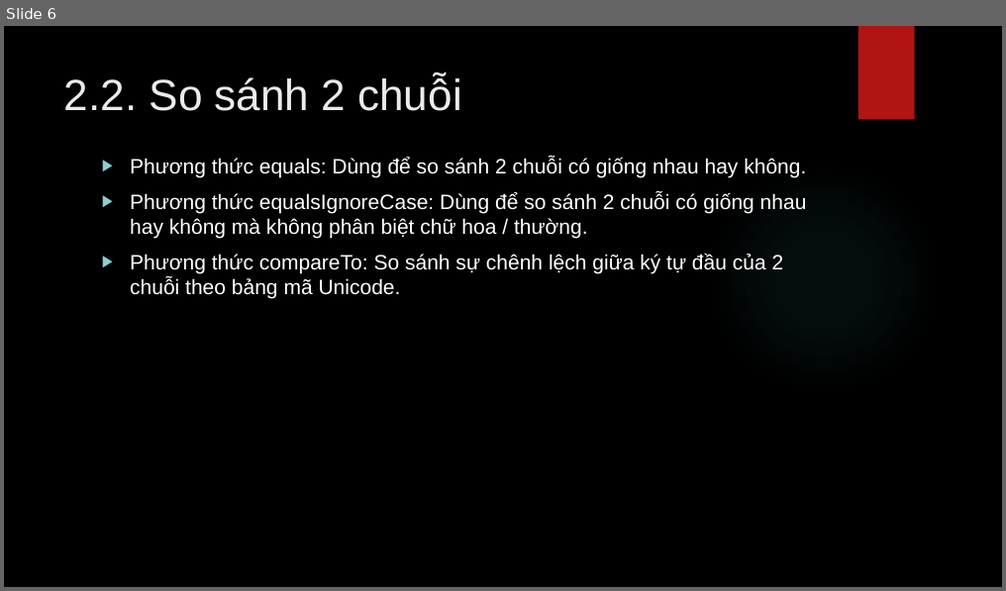
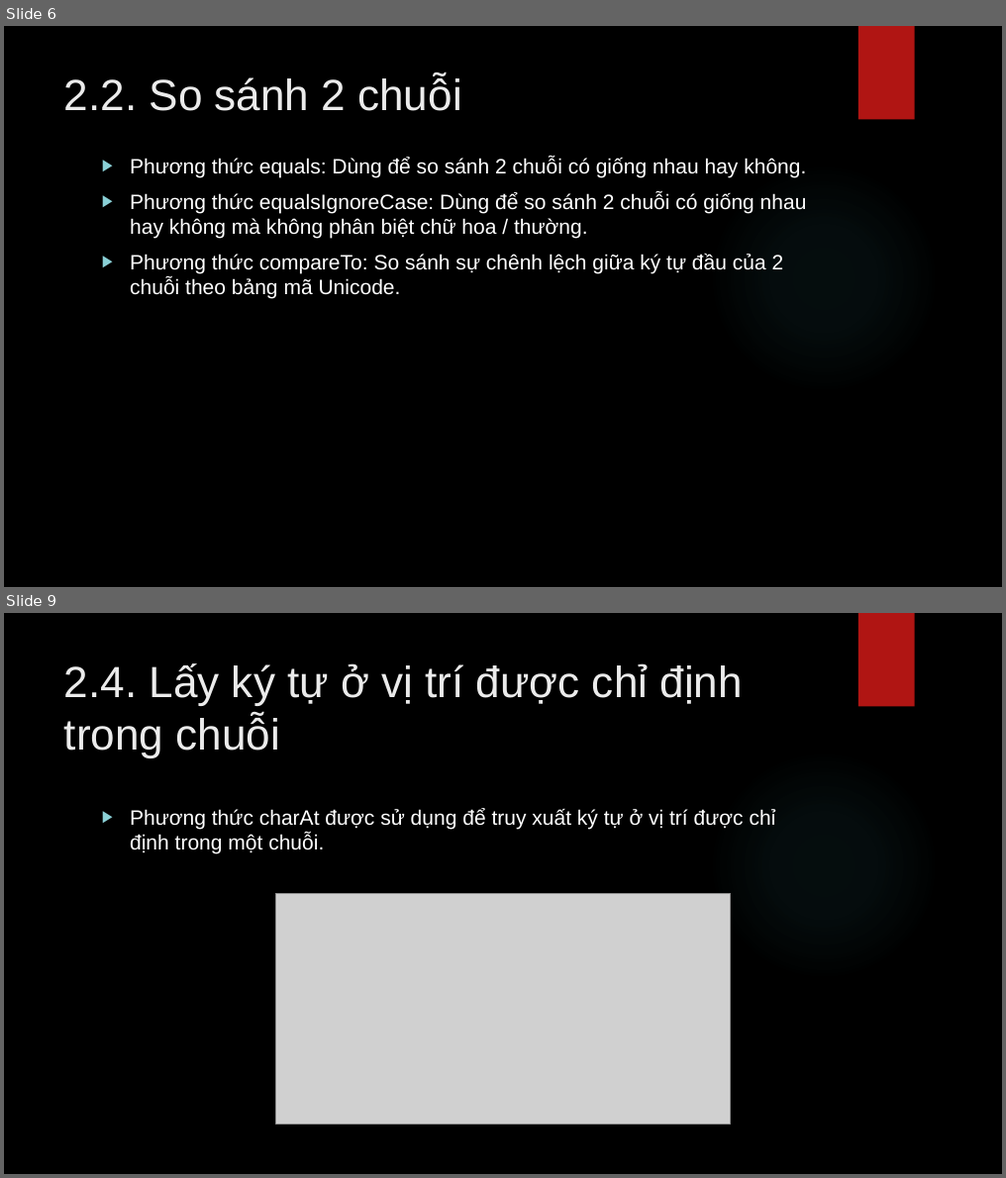
Before and after one commit to lequochai26/GDUTraining_Basic_Java_Web_Development, a slide deck: Slides/Day_2_2.pptx. Shown one above the other, each under a label of ours: slide 6 before the commit, slides 6 and 9 after it; the slides between them are not shown. The pictures are 1006x591 and 1006x1178 pixels, drawn with LibreOffice and Linux fonts; fonts in the diff are those of the drawing; grey boxes stand for pictures; background and template pictures are left out. Boxes give left, top, right and bottom in pixels: in the first picture for what was removed or moved away, otherwise in the second. Text is boxed around its words. In the diff, an @@ line names an element or a change of style, - is before the commit and + after.

```diff
--- a/Slides/Day_2_2.pptx
+++ b/Slides/Day_2_2.pptx
@@ slide 9 added at bbox=[4, 613, 1002, 1174], background picture (left out); not listed: 2 template elements that a slide beside it also shows @@
@@ title added at bbox=[64, 663, 743, 758], 42 pt, text #EBEBEB @@
+2.4. Lấy ký tự ở vị trí được chỉ định trong chuỗi
@@ text added at bbox=[130, 808, 776, 854], 20 pt, text #FFFFFF @@
+▶ Phương thức charAt được sử dụng để truy xuất ký tự ở vị trí được chỉ định trong một chuỗi.
@@ picture added at bbox=[275, 894, 731, 1124] @@
```
Also in this commit, not shown: 43 other slides added.
